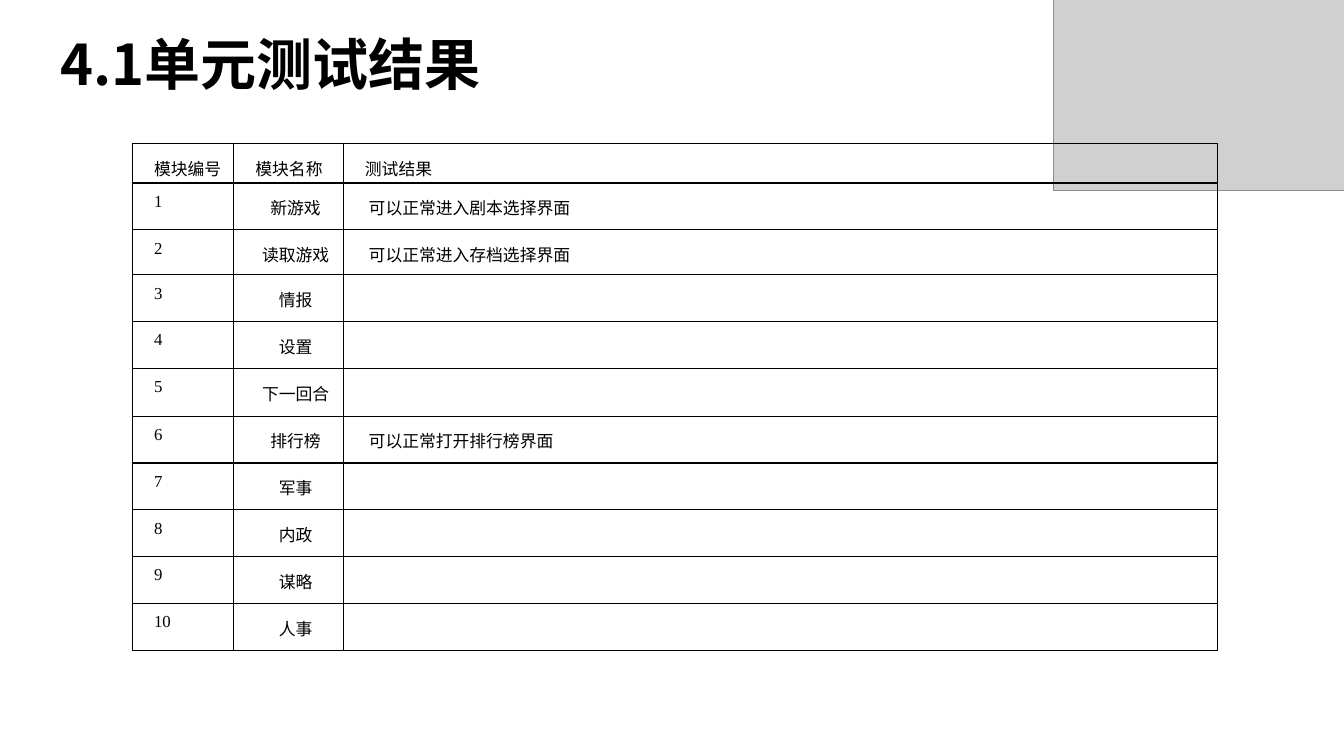
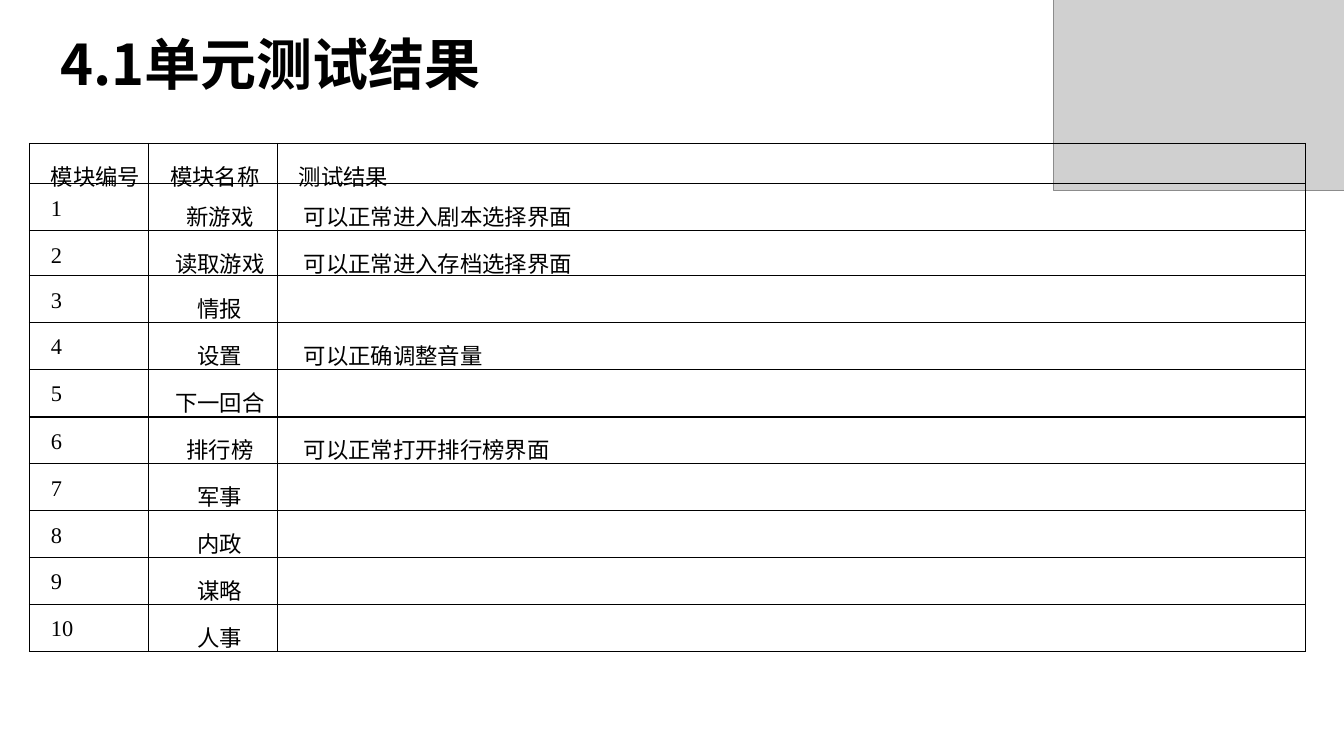
Before and after one commit to 1-518/Three-Kindoms, a slide deck: slide 35 of 代码清单+测试用例/测试用例PPT.pptx. Drawn at 1344x756 pixels with LibreOffice and Linux fonts; fonts in the diff are those of the drawing; grey boxes stand for pictures; background and template pictures are left out. Boxes give left, top, right and bottom in pixels: in the first picture for what was removed or moved away, otherwise in the second. Text is boxed around its words. In the diff, an @@ line names an element or a change of style, - is before the commit and + after.

```diff
--- a/代码清单+测试用例/测试用例PPT.pptx
+++ b/代码清单+测试用例/测试用例PPT.pptx
@@ table at [29, 143, 1306, 652] @@
-row 5, column 3: 
+row 5, column 3: 可以正确调整音量
@@ size 12 to 16 pt @@
@@ table: place and size @@
-table at [133, 143, 1219, 650]
+table at [29, 143, 1306, 652]
```
Also in this commit, not shown: 2 other slides changed.
